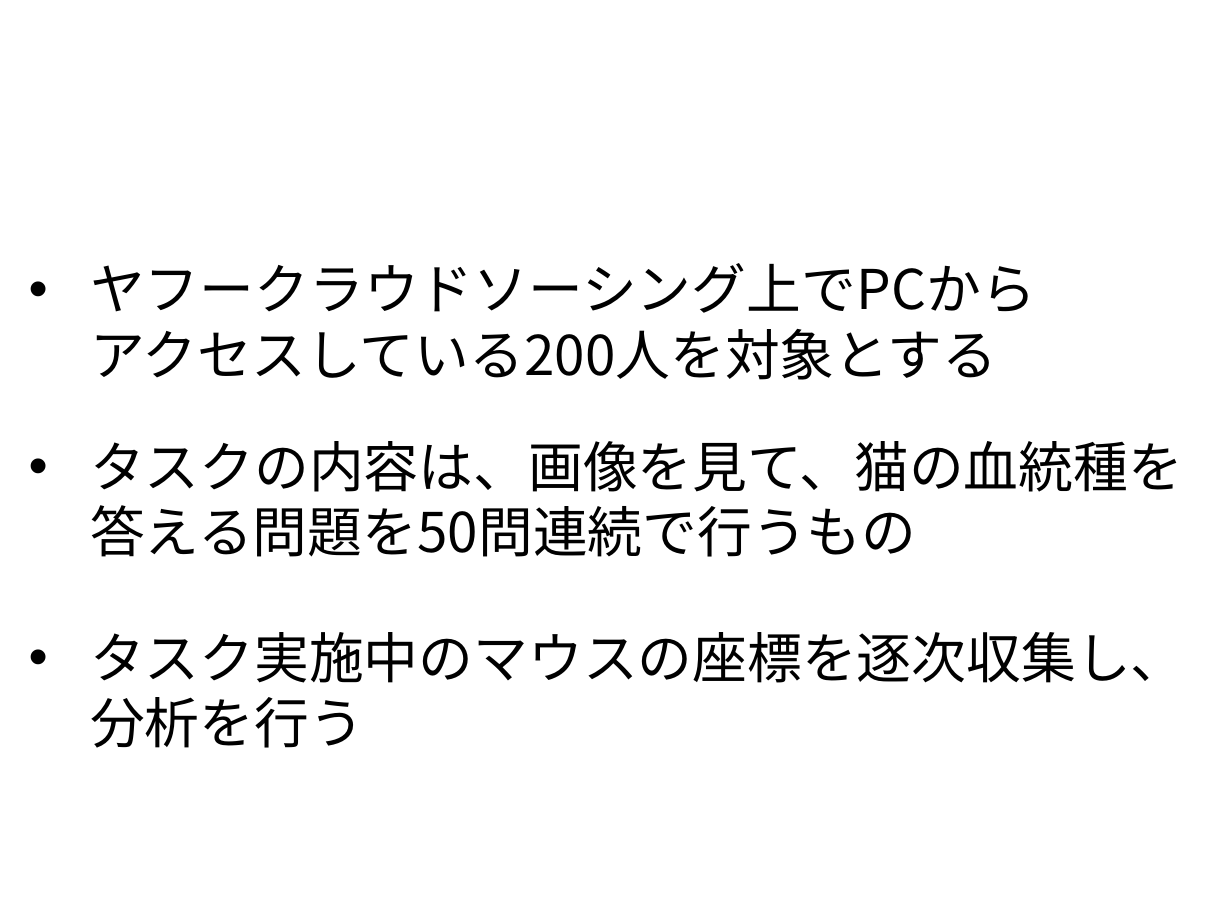
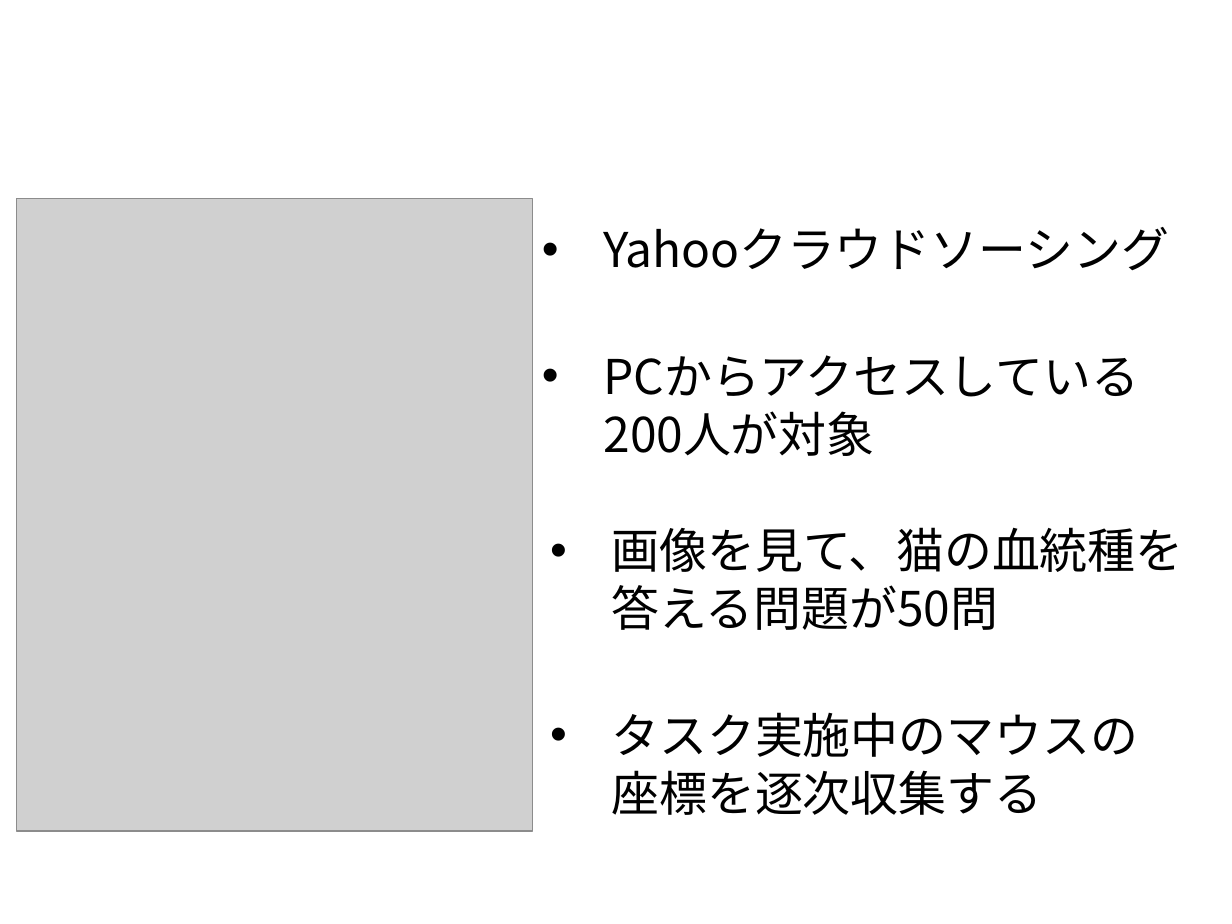
Before and after one commit to tomoya-mikami/task2, a slide deck: slide 10 of slide/presentation.pptx (slide 9 before the commit). Drawn at 1232x924 pixels with LibreOffice and Linux fonts; fonts in the diff are those of the drawing; grey boxes stand for pictures; background and template pictures are left out. Boxes give left, top, right and bottom in pixels: in the first picture for what was removed or moved away, otherwise in the second. Text is boxed around its words. In the diff, an @@ line names an element or a change of style, - is before the commit and + after.

```diff
--- a/slide/presentation.pptx
+++ b/slide/presentation.pptx
@@ picture added at [16, 198, 532, 830] @@
@@ text added at [603, 227, 1168, 271], 28 pt, text #000000 @@
+• Yahooクラウドソーシング
@@ text removed at [90, 263, 1036, 313] @@
-• ヤフークラウドソーシング上でPCからアクセスしている200人を対象とする
@@ text added at [530, 340, 1227, 468], 28 pt, text #000000 @@
+• PCからアクセスしている200人が対象
@@ text at [612, 527, 1184, 630]: text changed; size 32 to 28 pt @@
-• タスクの内容は、画像を見て、猫の血統種を答える問題を50問連続で行うもの
+• 画像を見て、猫の血統種を答える問題が50問
@@ text at [612, 712, 1138, 815]: text changed; size 32 to 28 pt @@
-• タスク実施中のマウスの座標を逐次収集し、分析を行う
+• タスク実施中のマウスの座標を逐次収集する
```
Also in this commit, not shown: 13 other slides changed, 3 slides added, 1 slide removed, 1 other file.
